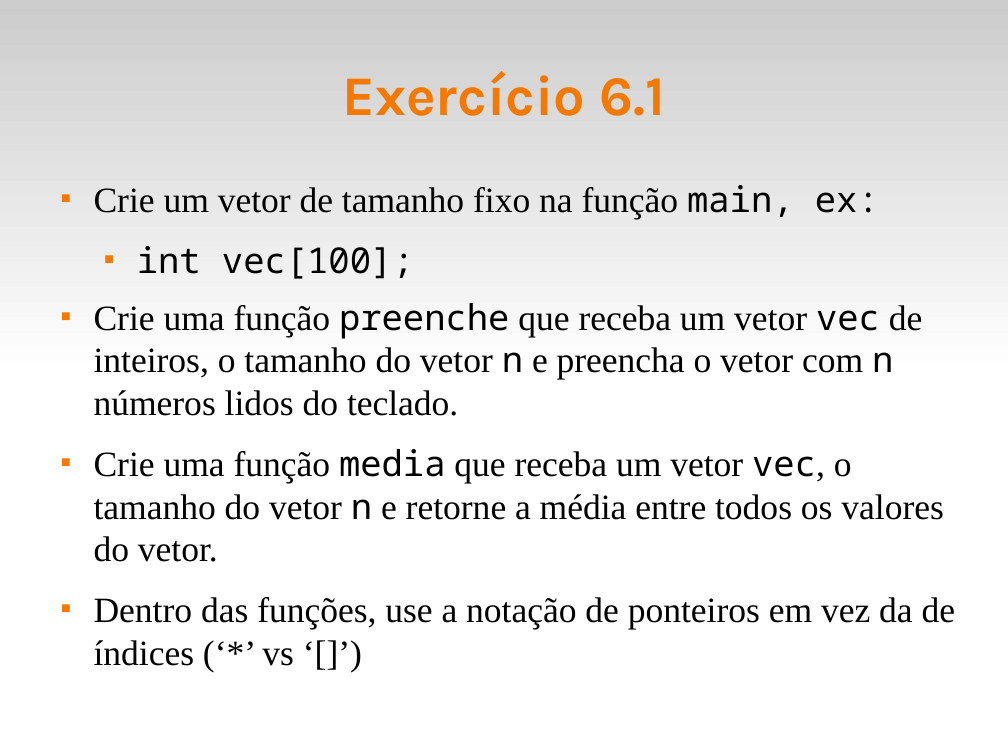
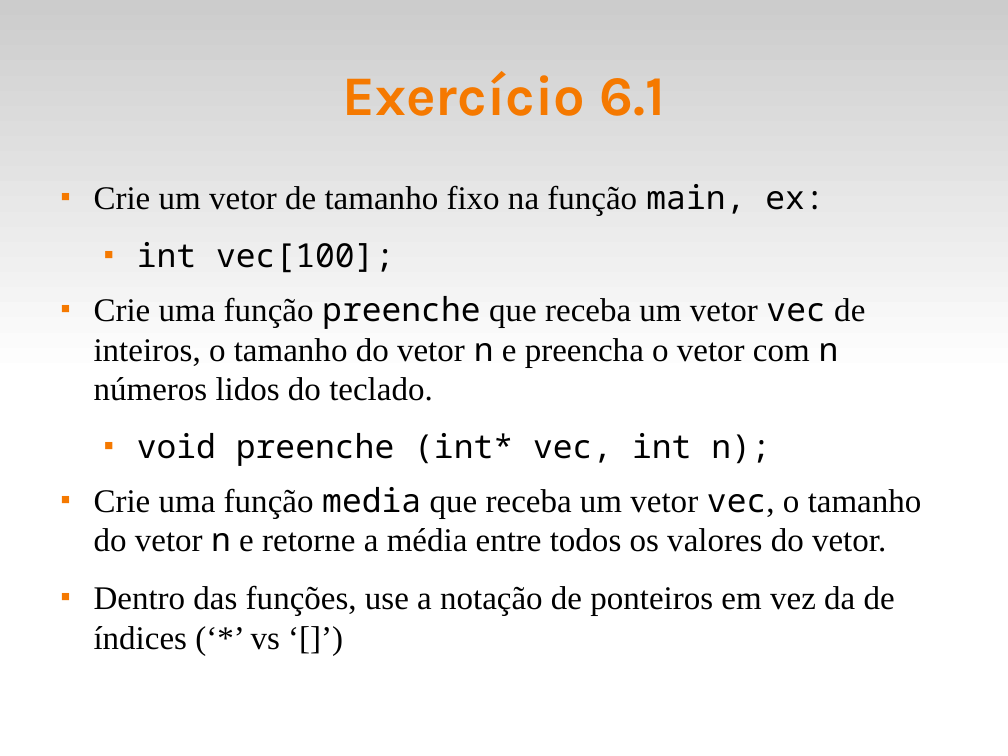
Before and after one commit to fsantanna-uerj/LP1, a slide deck: slide 7 of Slides/lp1-06-vetores.odp (slide 5 before the commit). Drawn at 1008x756 pixels with LibreOffice and Linux fonts; fonts in the diff are those of the drawing. Boxes give left, top, right and bottom in pixels: in the first picture for what was removed or moved away, otherwise in the second. Text is boxed around its words. In the diff, an @@ line names an element or a change of style, - is before the commit and + after.

```diff
--- a/Slides/lp1-06-vetores.odp
+++ b/Slides/lp1-06-vetores.odp
@@ text at <box>94,184,922,650</box>: size 28 to 26 pt @@
@@ text at <box>137,433,770,466</box>: paragraph added @@
+  ■ void preenche (int* vec, int n);
```
Also in this commit, not shown: 3 other files.
